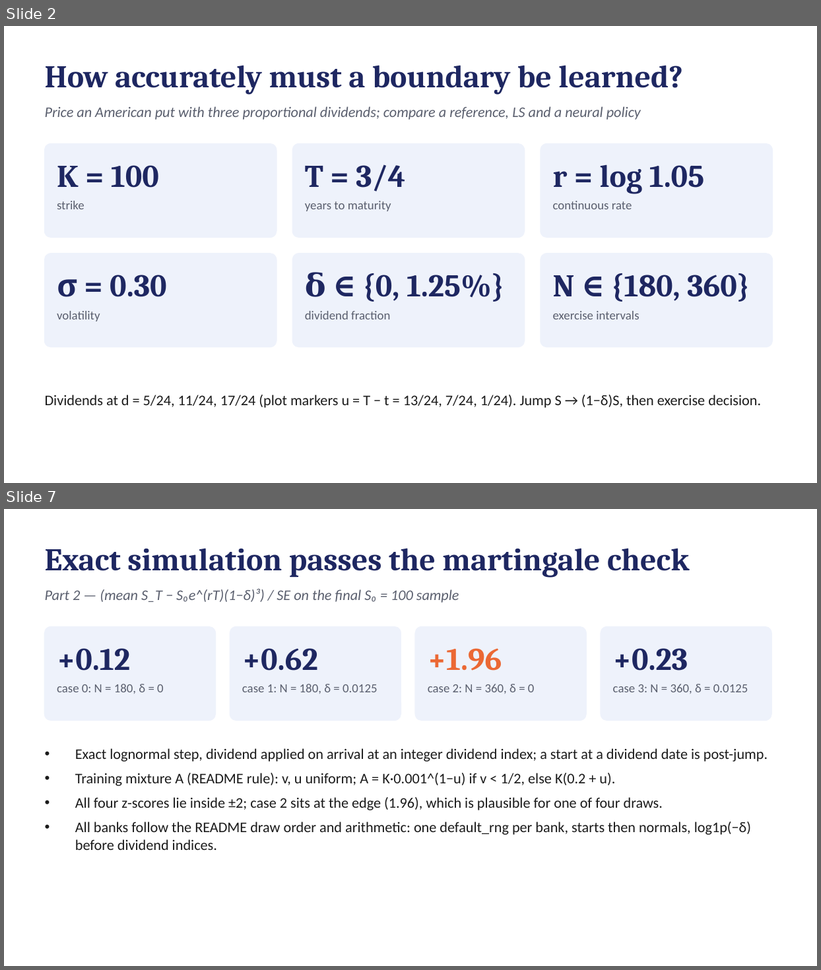
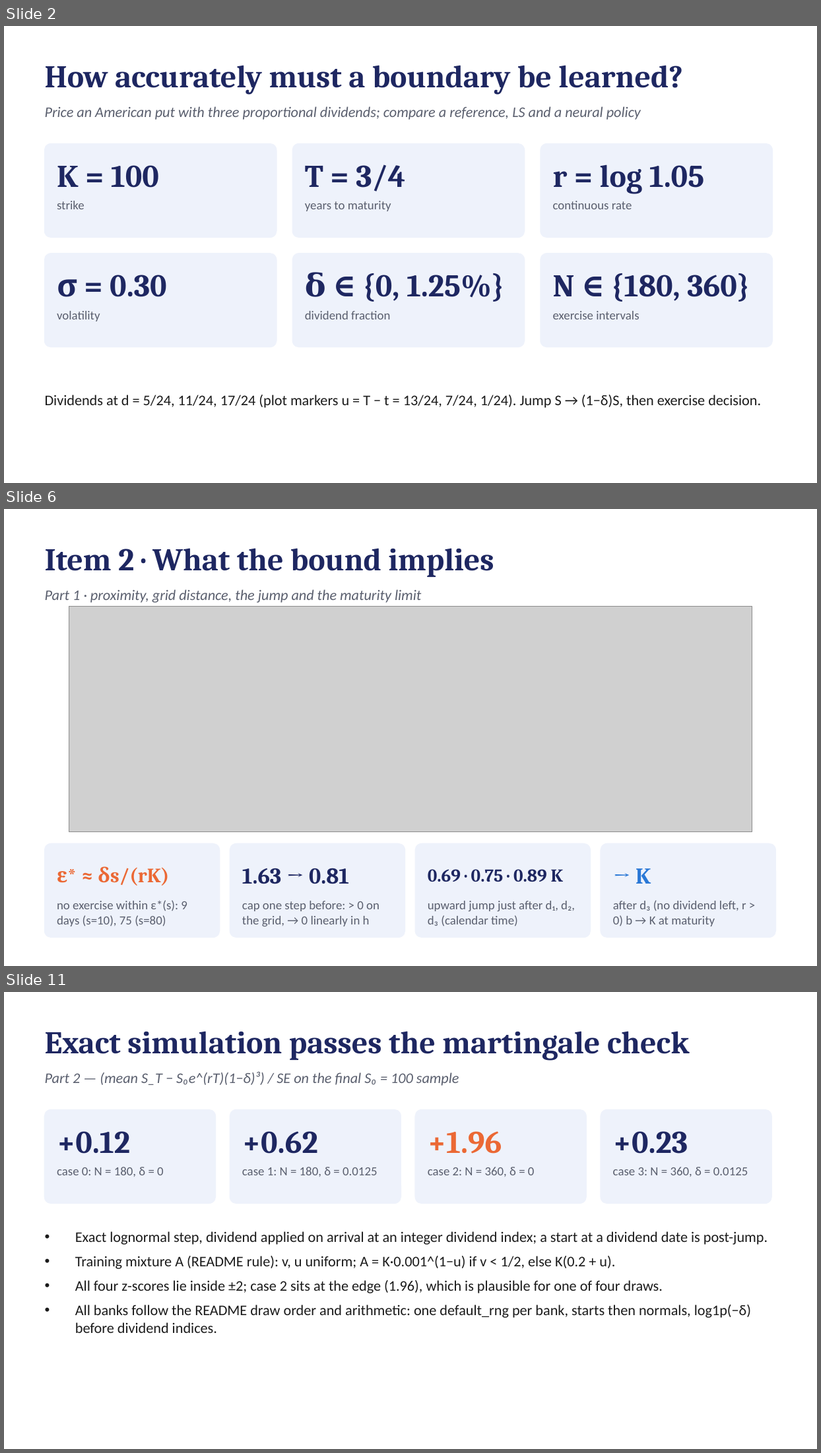
Before and after one commit to AditiJoshi12/MTH9821-NLA-HW1, a slide deck: slides.pptx. Shown one above the other, each under a label of ours: slides 2 and 7 before the commit, slides 2, 6 and 11 after it; the slides between them are not shown. The pictures are 821x970 and 821x1453 pixels, drawn with LibreOffice and Linux fonts; fonts in the diff are those of the drawing; grey boxes stand for pictures. Boxes give left, top, right and bottom in pixels: in the first picture for what was removed or moved away, otherwise in the second. Text is boxed around its words. In the diff, an @@ line names an element or a change of style, - is before the commit and + after.

Commit message:
Final: Part 1 slides, contributions

```diff
--- a/slides.pptx
+++ b/slides.pptx
@@ slide 6 added at <box>4,509,817,966</box>, background #FFFFFF @@
@@ text added at <box>45,548,494,577</box>, 28 pt, text #1E2761, bold @@
+Item 2 · What the bound implies
@@ text added at <box>45,590,421,603</box>, 13 pt, text #5A5F6E, italic @@
+Part 1 · proximity, grid distance, the jump and the maturity limit
@@ picture added at <box>69,607,752,832</box> @@
@@ rounded rectangle added at <box>45,844,219,937</box>, fill #EEF2FB, outline #EEF2FB 1 pt @@
@@ rounded rectangle added at <box>230,844,405,937</box>, fill #EEF2FB, outline #EEF2FB 1 pt @@
@@ rounded rectangle added at <box>415,844,590,937</box>, fill #EEF2FB, outline #EEF2FB 1 pt @@
@@ rounded rectangle added at <box>601,844,776,937</box>, fill #EEF2FB, outline #EEF2FB 1 pt @@
@@ text added at <box>57,867,169,886</box>, 18 pt, text #EB6834, bold @@
+ε* ≈ δs/(rK)
@@ text added at <box>242,868,349,885</box>, 20 pt, text #1E2761, bold @@
+1.63 → 0.81
@@ text added at <box>428,869,564,883</box>, 16 pt, text #1E2761, bold @@
+0.69 · 0.75 · 0.89 K
@@ text added at <box>636,869,651,884</box>, 20 pt, text #2A78D6, bold @@
+→ K
@@ text added at <box>57,900,187,927</box>, 11 pt, text #5A5F6E @@
+no exercise within ε*(s): 9 days (s=10), 75 (s=80)
@@ text added at <box>242,901,380,927</box>, 11 pt, text #5A5F6E @@
+cap one step before: > 0 on the grid, → 0 linearly in h
@@ text added at <box>428,901,575,927</box>, 11 pt, text #5A5F6E @@
+upward jump just after d₁, d₂, d₃ (calendar time)
@@ text added at <box>613,900,746,927</box>, 11 pt, text #5A5F6E @@
+after d₃ (no dividend left, r > 0) b → K at maturity
@@ what was slide 7 is now slide 11 @@
```
Also in this commit, not shown: 5 slides changed, 4 other slides added, 1 slide removed, 19 other files.
